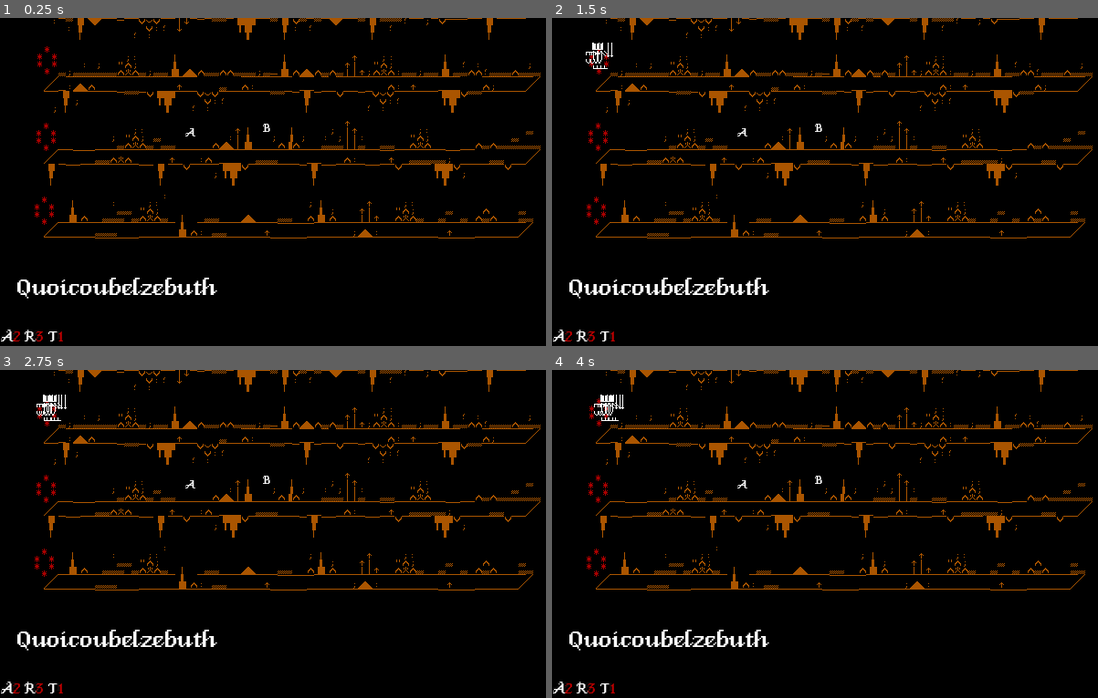
Above: before the commit, frames 1-4 (two rows, left to right).
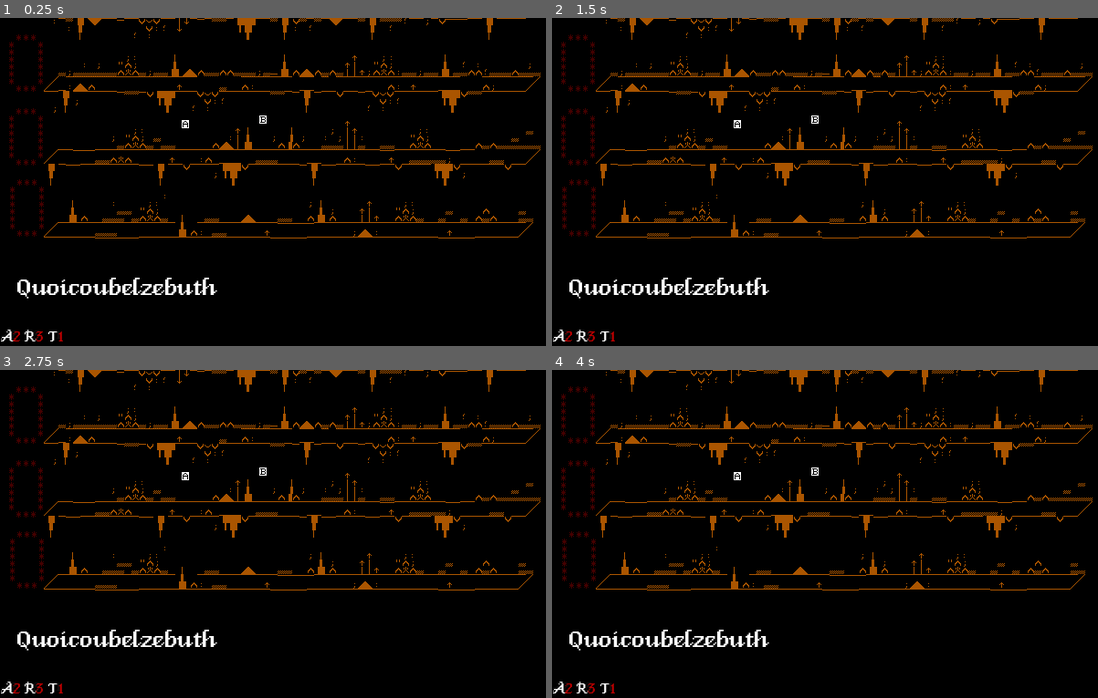
Above: after the commit, the same moments.

Repository: Caberu/AlphabelzebuthLeVrai
Game: Godot game, scene res://Scenes/main.tscn
Two runs of this game, one before a commit and one after it. Both use one fixed random seed, a clock stepped at 60 frames per second and the inputs below.
Inputs (mouse positions are in pixels of both pictures, inside the frame that each line leads up to):
- Up to frame 1 (0.25 s): no input
- Up to frame 2 (1.5 s): click (606, 57) at 0.52 s; click (606, 57) at 1.27 s
- Up to frame 3 (2.75 s): click (54, 409) at 2.02 s
- Up to frame 4 (4 s): no input

The runs differ from the first frame. In frame 1, 0.7% of the frame differs, in the area x 1-50%, y 5-67%; in frame 2, 0.8%; in frame 3, 0.9%; in frame 4, 0.9%.

Commit message:
Finito

Diff:
--- /dev/null
+++ b/LettreGFX.gd
@@ -0,0 +1,8 @@
+extends Node2D
+
+var lettre : String
+
+# Called when the node enters the scene tree for the first time.
+func _ready():
+	lettre = $"..".letter
+	$Sprite2D.texture =  load("res://Sprites/lettre/"+lettre.to_lower()+".png")
--- a/Scenes/Portal.gd
+++ b/Scenes/Portal.gd
@@ -21,8 +21,17 @@
 	$Sprite2D.texture = portal_on if (open)  else portal_off
 
 func _on_click():
-	instantiate_demon(demon_scene)
+	if (open):
+		instantiate_demon(demon_scene)
 
+var time := 0.0
+
+func _process(delta):
+	time += delta
+	if (open):
+		$Sprite2D.modulate = Color($Sprite2D.modulate, sin(time*5)/3+0.66)
+	elif (!open):
+		$Sprite2D.modulate = Color($Sprite2D.modulate, 0.4)
 
 func instantiate_demon(scene : PackedScene):
 	var instance : Node2D = scene.instantiate()
--- a/Scenes/letter.tscn
+++ b/Scenes/letter.tscn
@@ -1,24 +1,20 @@
-[gd_scene load_steps=4 format=3 uid="uid://mvakgyrkyibs"]
+[gd_scene load_steps=3 format=3 uid="uid://mvakgyrkyibs"]
 
 [ext_resource type="Script" path="res://Scenes/Letter.gd" id="1_ukme5"]
-[ext_resource type="Theme" uid="uid://ctmvwfiyofnqq" path="res://DemonicThemeMain.tres" id="2_oa511"]
-[ext_resource type="Script" path="res://Scenes/LetterLabel.gd" id="3_i6438"]
+[ext_resource type="PackedScene" uid="uid://itngke55wthn" path="res://Scenes/lettre_gfx.tscn" id="2_uu5qj"]
 
 [node name="Letter" type="Node2D"]
 position = Vector2(14, 60)
 script = ExtResource("1_ukme5")
 
 [node name="Button" type="Button" parent="."]
-offset_top = -60.0
-offset_right = 50.0
-offset_bottom = 20.0
+offset_left = -5.0
+offset_top = -6.0
+offset_right = 5.0
+offset_bottom = 5.0
 focus_mode = 0
 flat = true
 
-[node name="LetterLabel" type="Label" parent="."]
-offset_right = 40.0
-offset_bottom = 23.0
-theme = ExtResource("2_oa511")
-script = ExtResource("3_i6438")
+[node name="LettreGFX" parent="." instance=ExtResource("2_uu5qj")]
 
 [connection signal="button_down" from="Button" to="." method="_on_button_button_down"]
--- /dev/null
+++ b/Scenes/lettre_gfx.tscn
@@ -0,0 +1,17 @@
+[gd_scene load_steps=4 format=3 uid="uid://itngke55wthn"]
+
+[ext_resource type="Script" path="res://LettreGFX.gd" id="1_cxpoe"]
+[ext_resource type="Texture2D" uid="uid://b8ag8x1n42vvp" path="res://Sprites/lettre/a.png" id="2_uoc65"]
+[ext_resource type="Texture2D" uid="uid://cr4bb3wh6cfjd" path="res://WhiteSquare.png" id="3_elbtg"]
+
+[node name="LettreGFX" type="Node2D"]
+texture_filter = 1
+script = ExtResource("1_cxpoe")
+
+[node name="Sprite2D" type="Sprite2D" parent="."]
+texture = ExtResource("2_uoc65")
+
+[node name="Sprite2D" type="Sprite2D" parent="Sprite2D"]
+position = Vector2(0, -4.5)
+scale = Vector2(0.5, -0.0625)
+texture = ExtResource("3_elbtg")
--- a/Scenes/main.tscn
+++ b/Scenes/main.tscn
@@ -32,15 +32,15 @@
 metadata/_edit_lock_ = true
 
 [node name="Line" parent="Game" instance=ExtResource("3_avtcv")]
-position = Vector2(35, 43)
+position = Vector2(20, 38)
 metadata/_edit_group_ = true
 
 [node name="Line2" parent="Game" instance=ExtResource("3_avtcv")]
-position = Vector2(34, 127)
+position = Vector2(20, 119)
 metadata/_edit_group_ = true
 
 [node name="Line3" parent="Game" instance=ExtResource("3_avtcv")]
-position = Vector2(32, 208)
+position = Vector2(21, 197)
 metadata/_edit_group_ = true
 
 [node name="UI" type="Control" parent="."]
--- a/Scenes/portal.tscn
+++ b/Scenes/portal.tscn
@@ -2,17 +2,17 @@
 
 [ext_resource type="Script" path="res://Scenes/Portal.gd" id="1_52sgi"]
 [ext_resource type="PackedScene" uid="uid://djl1ybkb07f4j" path="res://Scenes/demon.tscn" id="2_mrf0j"]
-[ext_resource type="Texture2D" uid="uid://bbcpm65pk7ivo" path="res://Sprites/portal_open.png" id="3_gmlrv"]
-[ext_resource type="Texture2D" uid="uid://deeuj76ifix8v" path="res://Sprites/portal_closed.png" id="3_tb57v"]
+[ext_resource type="Texture2D" uid="uid://bu6pow4aj8h4h" path="res://Sprites/portal_ouverture_new_0002.png" id="3_jff1c"]
+[ext_resource type="Texture2D" uid="uid://dun4mjwbn87yr" path="res://Sprites/portal_ouverture_new_0001.png" id="4_iwcd7"]
 
 [node name="Portal" type="Node2D"]
 script = ExtResource("1_52sgi")
 demon_scene = ExtResource("2_mrf0j")
-portal_on = ExtResource("3_gmlrv")
-portal_off = ExtResource("3_tb57v")
+portal_on = ExtResource("3_jff1c")
+portal_off = ExtResource("4_iwcd7")
 
 [node name="Sprite2D" type="Sprite2D" parent="."]
-texture = ExtResource("3_tb57v")
+texture = ExtResource("3_jff1c")
 
 [node name="Button" type="Button" parent="Sprite2D"]
 offset_top = -39.0
Not shown, changed: Sprites/lettre/B.png.import
Not shown, changed: Sprites/lettre/C.png.import
Not shown, changed: Sprites/lettre/D.png.import
Not shown, changed: Sprites/lettre/E.png.import
Not shown, changed: Sprites/lettre/F.png.import
Binary file removed: Sprites/portal_closed.png
Binary file removed: Sprites/portal_open.png
Binary file removed: Sprites/portal_ouverture_0000.png
Binary file added: Sprites/portal_ouverture_new_0000.png
Not shown, changed: Sprites/portal_ouverture_new_0000.png.import
Binary file added: Sprites/portal_ouverture_new_0001.png
Not shown, changed: Sprites/portal_ouverture_new_0001.png.import
(and 2 more such lines)
